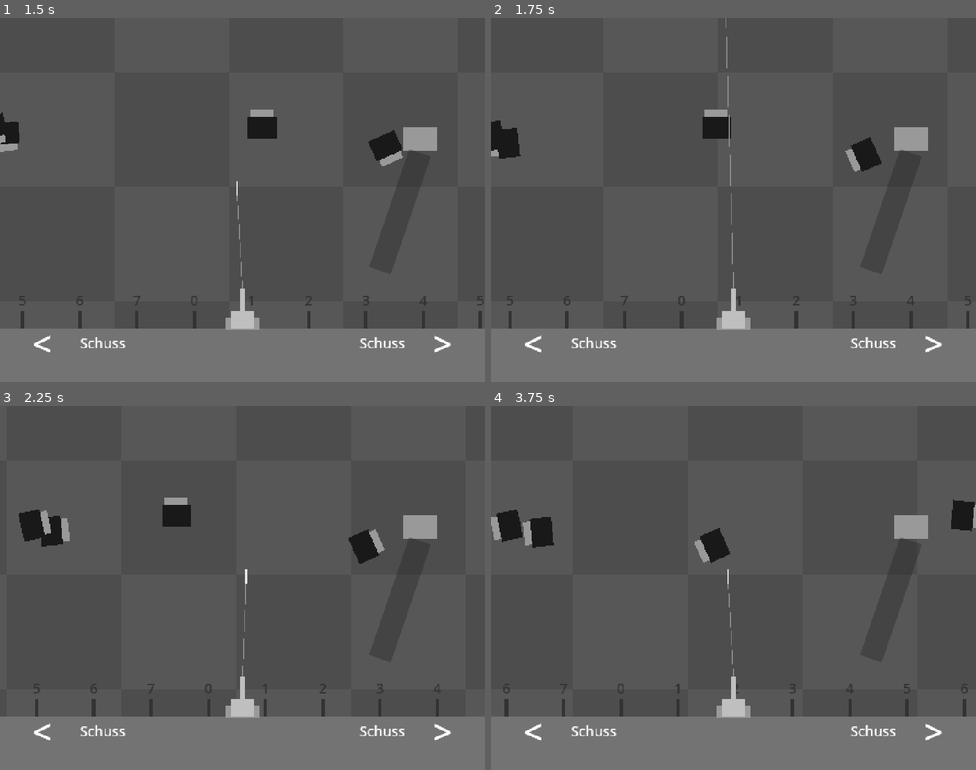
Above: before the commit, frames 1-4 (two rows, left to right).
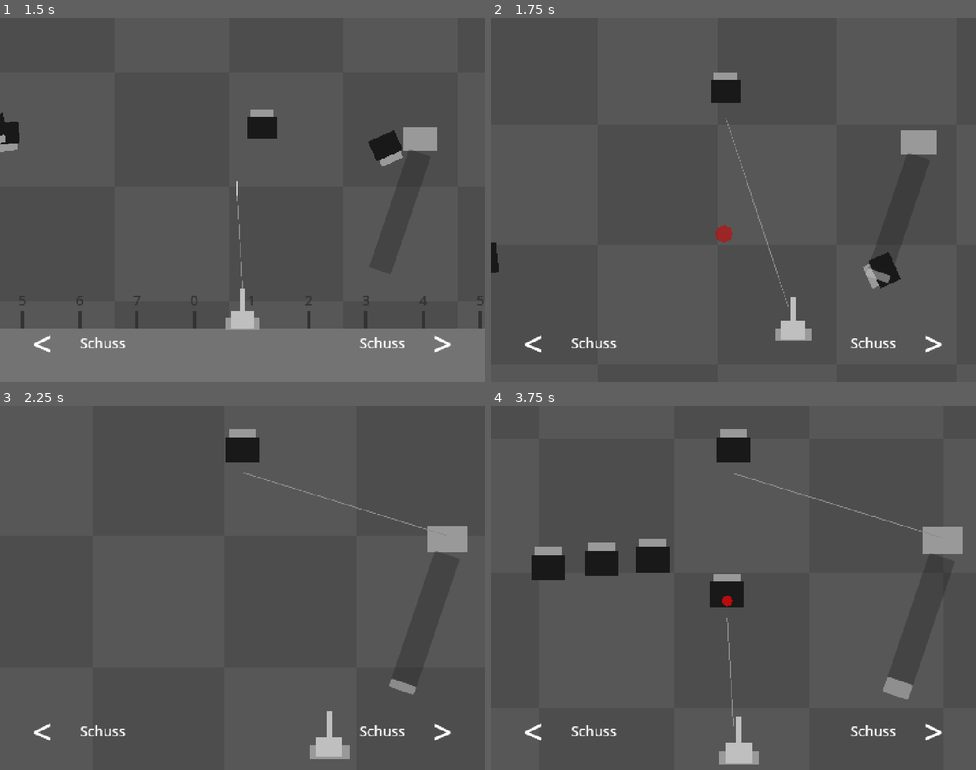
Above: after the commit, the same moments.

Repository: Philipp-Mallmann/fliegen-sind-aliens
Game: Godot game, scene res://szenen/spiel.tscn
Two runs of this game, one before a commit and one after it. Both use one fixed random seed, a clock stepped at 60 frames per second and the inputs below.
Inputs:
- Up to frame 1 (1.5 s): hold D (rechts) 0.53-1.28 s; tap Space (schiessen) at 0.6, 1.35 s; hold A (links) from 1.28 s (still down)
- Up to frame 2 (1.75 s): keep holding A (links)
- Up to frame 3 (2.25 s): release A (links) at 2.03 s; hold D (rechts) from 2.03 s (still down); tap Space (schiessen) at 2.1 s
- Up to frame 4 (3.75 s): tap Space (schiessen) at 2.85, 3.6 s; release D (rechts) at 3.53 s; hold A (links) from 3.53 s (still down)

Frame 1 is identical in both runs. In frame 2, 19% of the frame differs, in the area x 0-100%, y 0-100%; in frame 3, 19%; in frame 4, 21%, in the area x 0-100%, y 6-100%.

Commit message:
Spass-Test 10: Mehrfach-Treffer am Spiess, Absturz doppelt so schnell mit Kamerawackeln, Faecher mittiger, Trefferflaeche groesser
Co-Authored-By: Claude Opus 5.5 <noreply@anthropic.com>

Diff:
--- a/skripte/faecher.gd
+++ b/skripte/faecher.gd
@@ -5,8 +5,8 @@
 
 # Wie weit zwei Fliegen im Faecher auseinander sind, solange er noch nicht schrumpfen muss, in Pixeln.
 @export var abstand: float = 110.0
-# Wie breit der Faecher hoechstens werden darf, in Pixeln. Das Bild ist 1440 breit.
-@export var breite: float = 1400.0
+# Wie breit der Faecher hoechstens werden darf, in Pixeln. Das Bild ist 1440 breit, 1152 laesst je ein Zehntel (144) Rand.
+@export var breite: float = 1152.0
 # Wie lange das Zusammenruecken und Schrumpfen dauert, in Sekunden. Lang heisst: man merkt es kaum.
 @export var gleitdauer: float = 1.5
 # Wie weit eine Fliege hoechstens ueber oder unter der Linie haengt, in Pixeln. Macht den Faecher natuerlicher.
@@ -32,7 +32,7 @@
 func entfernen(nadel: Node2D) -> void:
 	reihe.erase(nadel)
 	versatz.erase(nadel)
-	verloren.emit(nadel.fliege.flugkraft)
+	verloren.emit(nadel.flugkraft())
 	nachruecken()
 
 
--- a/skripte/hindernis.gd
+++ b/skripte/hindernis.gd
@@ -6,8 +6,8 @@
 @export var breite: float = 200.0
 # Wie hoch der fallende Gegenstand ist, in Pixeln.
 @export var hoehe: float = 120.0
-# Wie schnell der Gegenstand faellt, in Pixeln pro Sekunde. Muss schneller sein als der Absturz (falltempo in spiel.gd).
-@export var falltempo: float = 1800.0
+# Wie schnell der Gegenstand faellt, in Pixeln pro Sekunde. Muss schneller sein als der Absturz (falltempo in spiel.gd, 2400).
+@export var falltempo: float = 3000.0
 # Wie lange ein Blinken der Warnung dauert, am Anfang und am Ende, in Sekunden. Kleiner heisst schneller.
 @export var blinken_anfang: float = 1.0
 @export var blinken_ende: float = 0.1
--- a/skripte/nadel.gd
+++ b/skripte/nadel.gd
@@ -1,6 +1,6 @@
 extends Node2D
 
-# Wird gesendet, sobald die Nadel eine Fliege getroffen hat. Mit dabei: die Nadel selbst.
+# Wird gesendet, sobald die Nadel in ihrer letzten Fliege stecken bleibt. Mit dabei: die Nadel selbst.
 signal getroffen(nadel: Node2D)
 
 # Wie schnell die Nadel fliegt, in Pixeln pro Sekunde.
@@ -9,16 +9,20 @@
 @export var reichweite: float = 2160.0
 # Die Szene des Blutflecks. Bei jedem Treffer entsteht daraus ein neuer Fleck.
 @export var blutfleck_szene: PackedScene
+# Um wie viel die Trefferflaeche einer Fliege groesser ist als die Fliege selbst. 1.125 heisst: ein Achtel groesser.
+@export var trefferzugabe: float = 1.125
+# Wie weit die aufgespiessten Fliegen am Faden untereinander haengen, in Pixeln. Die Fliege ist 100 hoch.
+@export var spiess_abstand: float = 110.0
 
 # Wie viele Pixel die Nadel schon geflogen ist.
 var geflogen: float = 0.0
-# true heisst: Die Nadel hat eine Fliege getroffen und steckt fest.
+# true heisst: Die Nadel steckt in ihrer letzten Fliege und fliegt nicht mehr.
 var steckt: bool = false
-# Die Fliege, die an der Nadel steckt. null heisst: noch keine.
-var fliege: Node2D = null
+# Die Fliegen, die an der Nadel stecken, in der Reihenfolge, in der sie getroffen wurden.
+var aufgespiesste: Array[Node2D] = []
 # Der Punkt, an dem der Faden der Nadel festhaengt: erst die Muendung der Kanone, im Faecher die rechte Hand.
 var anker: Node2D = null
-# true heisst: Die Nadel haengt mit ihrer Fliege fertig im Faecher. Erst dann kann ein Hindernis sie treffen.
+# true heisst: Die Nadel haengt mit ihren Fliegen fertig im Faecher. Erst dann kann ein Hindernis sie treffen.
 var haengt: bool = false
 
 
@@ -30,34 +34,70 @@
 	geflogen += tempo * delta
 	var getroffene: Node2D = fliege_an_der_spitze()
 	if getroffene != null:
-		treffen(getroffene)
+		aufspiessen(getroffene)
+	if not aufgespiesste.is_empty():
+		if geflogen >= reichweite or not noch_eine_darueber():
+			stecken_bleiben()
 	elif geflogen >= reichweite:
 		queue_free()
 	faden_spannen()
 
 
+func trifft(kandidat: Node2D, nur_darueber: bool) -> bool:
+	if kandidat.gefangen:
+		return false
+	var halb: float = kandidat.halbe_groesse * trefferzugabe
+	var seitlich: float = absf(kandidat.global_position.x - global_position.x)
+	if seitlich > halb:
+		return false
+	if nur_darueber:
+		return kandidat.global_position.y < global_position.y and kandidat.global_position.y > bildrand_oben()
+	return absf(kandidat.global_position.y - global_position.y) <= halb
+
+
 func fliege_an_der_spitze() -> Node2D:
 	for kandidat in get_tree().get_nodes_in_group("fliegen"):
-		if kandidat.gefangen:
-			continue
-		var seitlich: float = absf(kandidat.global_position.x - global_position.x)
-		var senkrecht: float = absf(kandidat.global_position.y - global_position.y)
-		if seitlich <= kandidat.halbe_groesse and senkrecht <= kandidat.halbe_groesse:
+		if trifft(kandidat, false):
 			return kandidat
 	return null
 
 
-func treffen(getroffene: Node2D) -> void:
-	steckt = true
-	fliege = getroffene
-	fliege.gefangen = true
-	fliege.get_node("Summen").stop()
+func noch_eine_darueber() -> bool:
+	for kandidat in get_tree().get_nodes_in_group("fliegen"):
+		if trifft(kandidat, true):
+			return true
+	return false
+
+
+func bildrand_oben() -> float:
+	var kamera: Camera2D = get_viewport().get_camera_2d()
+	return kamera.get_screen_center_position().y - 540.0 / kamera.zoom.y
+
+
+func aufspiessen(getroffene: Node2D) -> void:
+	for alte in aufgespiesste:
+		alte.position.y += spiess_abstand
+	aufgespiesste.append(getroffene)
+	getroffene.gefangen = true
+	getroffene.get_node("Summen").stop()
 	$TonTreffer.play()
-	fliege.reparent(self)
+	getroffene.reparent(self)
+	getroffene.position = Vector2.ZERO
 	var fleck: Node2D = blutfleck_szene.instantiate()
 	get_parent().add_child(fleck)
 	fleck.global_position = global_position
+
+
+func stecken_bleiben() -> void:
+	steckt = true
 	getroffen.emit(self)
+
+
+func flugkraft() -> int:
+	var summe: int = 0
+	for fliege in aufgespiesste:
+		summe += fliege.flugkraft
+	return summe
 
 
 func faden_spannen() -> void:
--- a/skripte/spiel.gd
+++ b/skripte/spiel.gd
@@ -8,7 +8,12 @@
 @export var steigdauer: float = 0.8
 # Wie schnell man abstuerzt, in Pixeln pro Sekunde. Wer mehr verliert, faellt tiefer und darum laenger.
 # Muss langsamer sein als ein Hindernis faellt (falltempo in hindernis.gd), sonst holt der Faecher es ein.
-@export var falltempo: float = 1200.0
+@export var falltempo: float = 2400.0
+# Wie stark die Kamera beim Fallen und beim Aufprall auf dem Boden wackelt, hoechstens so viele Pixel zur Seite.
+@export var wackeln_fall: float = 5.0
+@export var wackeln_aufprall: float = 28.0
+# Wie lange das Wackeln beim Aufprall dauert, in Sekunden.
+@export var aufprall_dauer: float = 0.4
 # Die Kamera am Boden: etwas herausgezoomt, die Kanone wirkt kleiner und man sieht den Boden.
 # 0.85 heisst: alles ist 85 Prozent so gross. -447 setzt die Kanone dabei auf dieselbe Bildhoehe wie vorher (380 / 0.85).
 @export var zoom_boden: float = 0.85
@@ -23,6 +28,10 @@
 var steigen: Tween = null
 # Die Kamerafahrt, die gerade laeuft. null heisst: Es gab noch keine.
 var kamerafahrt: Tween = null
+# Wie stark die Kamera gerade wackelt, in Pixeln.
+var wackel_staerke: float = 0.0
+# Wie viele Sekunden sie noch wackelt. 0 oder weniger heisst: Sie steht still.
+var wackel_zeit: float = 0.0
 
 
 func _ready() -> void:
@@ -35,10 +44,24 @@
 	anzeige_schreiben()
 
 
+func _process(delta: float) -> void:
+	if wackel_zeit > 0.0:
+		wackel_zeit -= delta
+		$Kanone/Kamera.position = Vector2(randf_range(-1.0, 1.0), randf_range(-1.0, 1.0)) * wackel_staerke
+	else:
+		$Kanone/Kamera.position = Vector2.ZERO
+
+
+func wackeln(staerke: float, dauer: float) -> void:
+	wackel_staerke = staerke
+	wackel_zeit = dauer
+
+
 func fliege_zaehlen(dazu: int) -> void:
 	flugkraft += dazu
 	anzeige_schreiben()
 	aufstehen_abbrechen()
+	wackel_zeit = 0.0
 	$Kanone.steigt = true
 	$Ton/Steigen.play()
 	if steigen != null:
@@ -68,6 +91,7 @@
 	$Ton/Absturz.play()
 	steigen = create_tween()
 	steigen.tween_property($Kanone, "position:y", neue_hoehe, strecke / falltempo)
+	wackeln(wackeln_fall, strecke / falltempo)
 	if flugkraft <= 0:
 		steigen.tween_callback(aufstehen)
 		kamera_fahren(zoom_boden, versatz_boden, strecke / falltempo)
@@ -81,6 +105,7 @@
 	$Kanone/Aufstehen.play("aufstehen")
 	$Bedienung/Absturz.visible = true
 	$Ton/Aufstehen.play()
+	wackeln(wackeln_aufprall, aufprall_dauer)
 
 
 func aufstehen_abbrechen() -> void:
--- a/skripte/uebergabe.gd
+++ b/skripte/uebergabe.gd
@@ -24,7 +24,7 @@
 
 func starten(nadel: Node2D) -> void:
 	nadel.reparent(faecher)
-	gefangen.emit(nadel.fliege.flugkraft)
+	gefangen.emit(nadel.flugkraft())
 	warteschlange.append(nadel)
 	if not laeuft:
 		uebergeben()
Not shown, changed: ERKLAERUNG.md
